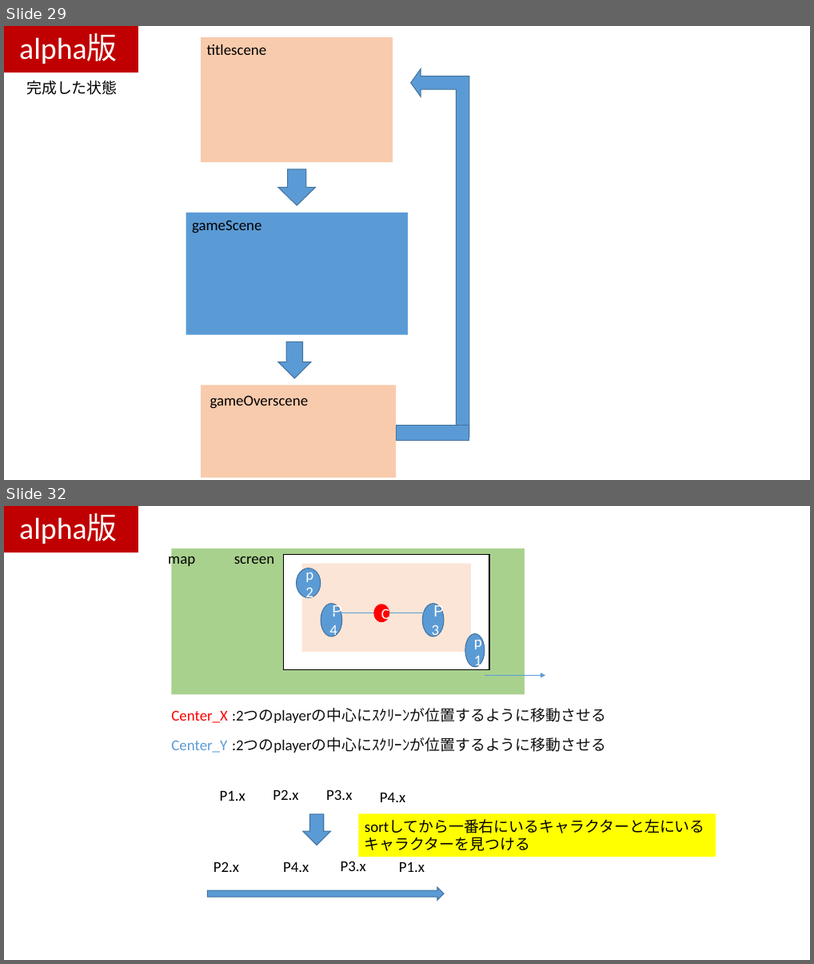
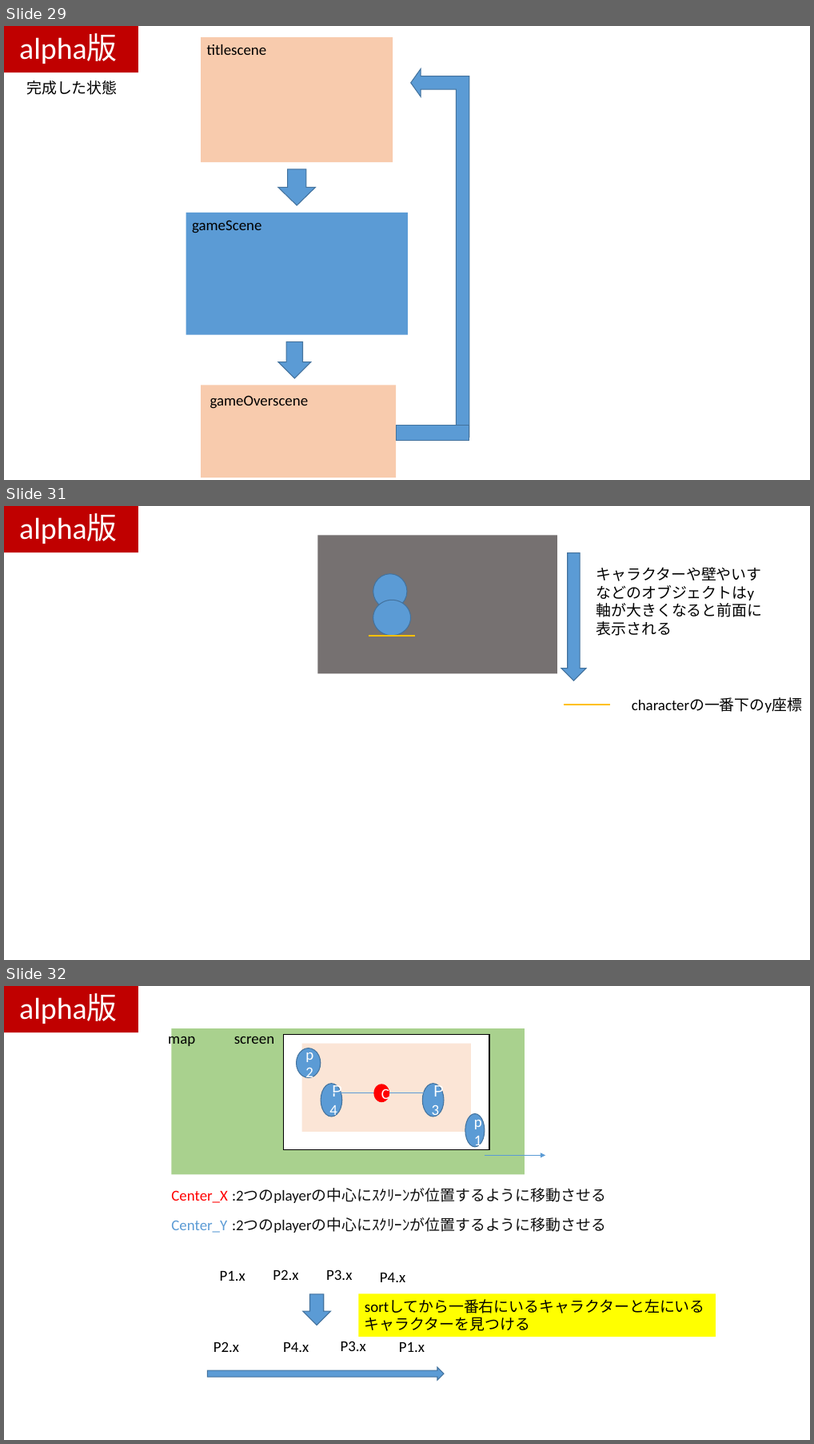
Before and after one commit to kawanami1022/2.5DActionGameProject, a slide deck: すみませんASOゲームショウまでに間に合いませんでした.pptx. Shown one above the other, each under a label of ours: slides 29 and 32 before the commit, slides 29, 31 and 32 after it; the slides between them are not shown. The pictures are 814x964 and 814x1444 pixels, drawn with LibreOffice and Linux fonts; fonts in the diff are those of the drawing. Boxes give left, top, right and bottom in pixels: in the first picture for what was removed or moved away, otherwise in the second. Text is boxed around its words. In the diff, an @@ line names an element or a change of style, - is before the commit and + after.

Commit message:
powerpoint仕様追加
キャラクターの下の部分のy軸がが大きくなるほど前面に描画される

```diff
--- a/すみませんASOゲームショウまでに間に合いませんでした.pptx
+++ b/すみませんASOゲームショウまでに間に合いませんでした.pptx
@@ slide 31 added at (4,506,810,960), background #FFFFFF @@
@@ rectangle added at (4,506,138,552), fill #C00000 @@
@@ text added at (19,514,117,544), 36 pt, text #FFFFFF @@
+alpha版
@@ rectangle added at (318,535,558,673), fill #767171 @@
@@ down arrow added at (562,553,586,681), fill #5B9BD5, outline #43739E 1 pt @@
@@ ellipse added at (374,574,407,609), fill #5B9BD5, outline #43739E 1 pt @@
@@ text added at (597,567,762,600), 18 pt, text #000000 @@
+キャラクターや壁やいすなどのオブジェクトはy軸が大きくなると前面に表示される
@@ ellipse added at (374,600,411,636), fill #5B9BD5, outline #43739E 1 pt @@
@@ line added from (370, 636) to (415, 636), #FFC000 2.25 pt @@
@@ line added from (565, 704) to (610, 704), #FFC000 2.25 pt @@
@@ text added at (632,698,802,712), 18 pt, text #000000 @@
+characterの一番下のy座標
```
Also in this commit, not shown: 1 slide changed, 1 slide removed, 2 other files.
